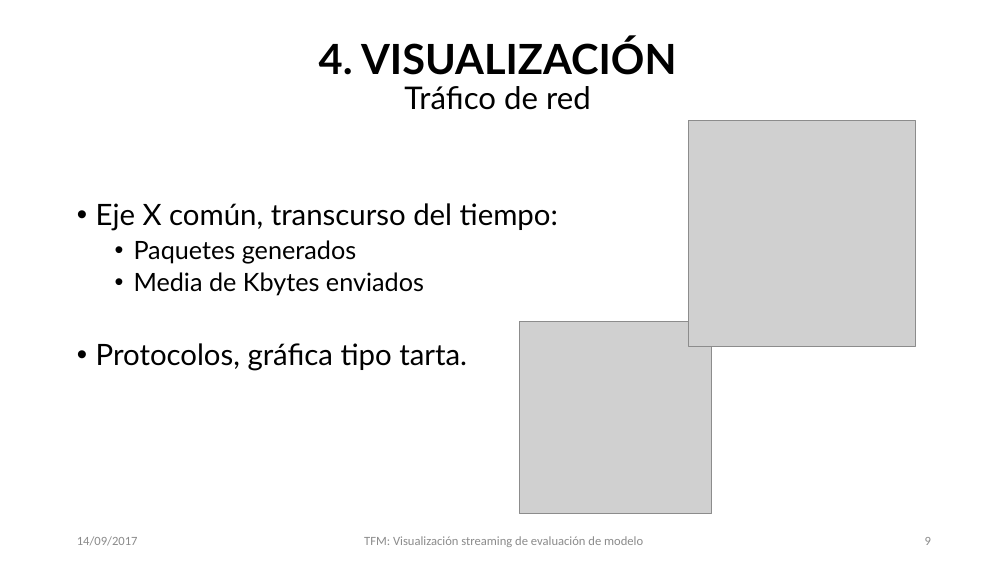
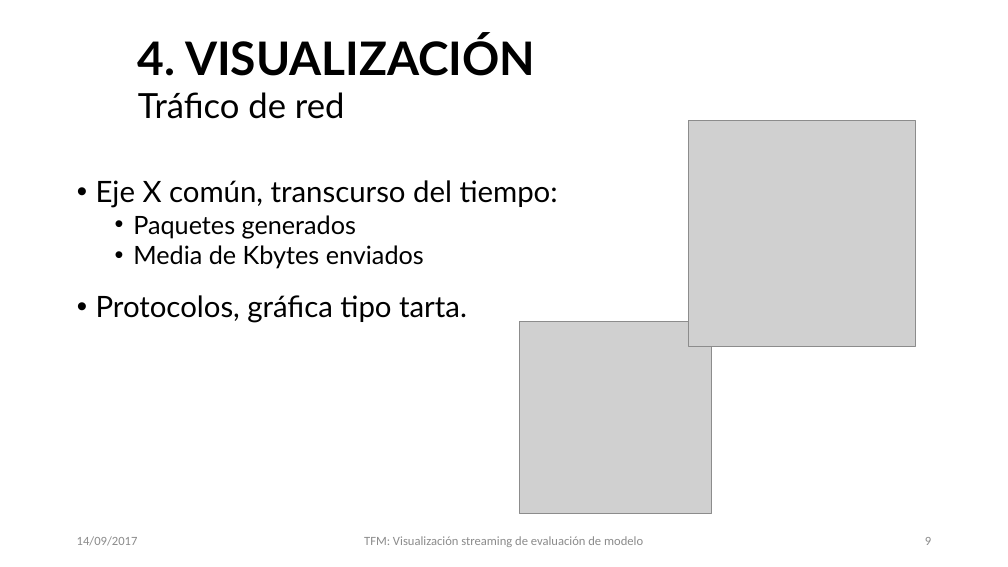
Before and after one commit to IABcb/TFM, a slide deck: slide 9 of slides/TFM.pptx. Drawn at 1008x567 pixels with LibreOffice and Linux fonts; fonts in the diff are those of the drawing; grey boxes stand for pictures; background and template pictures are left out. Boxes give left, top, right and bottom in pixels: in the first picture for what was removed or moved away, otherwise in the second. Text is boxed around its words. In the diff, an @@ line names an element or a change of style, - is before the commit and + after.

```diff
--- a/slides/TFM.pptx
+++ b/slides/TFM.pptx
@@ text at (138,34,535,119): text changed; size 39.6 to 44 pt @@
-4. VISUALIZACIÓN
-Tráfico de red
+4. VISUALIZACIÓN
+Tráfico de red
@@ text "Eje X común, transcurso del ..." at (96,180,558,323): less space between paragraphs; line spacing 0.9 to 1 @@
@@ text "14/09/2017" at (77,536,138,546): text colour #8C8C8C to #8B8B8B @@
@@ text "TFM: Visualización streaming de evaluación ..." at (364,536,643,547): text colour #8C8C8C to #8B8B8B @@
```
Also in this commit, not shown: 10 other slides changed, 14 other files.
